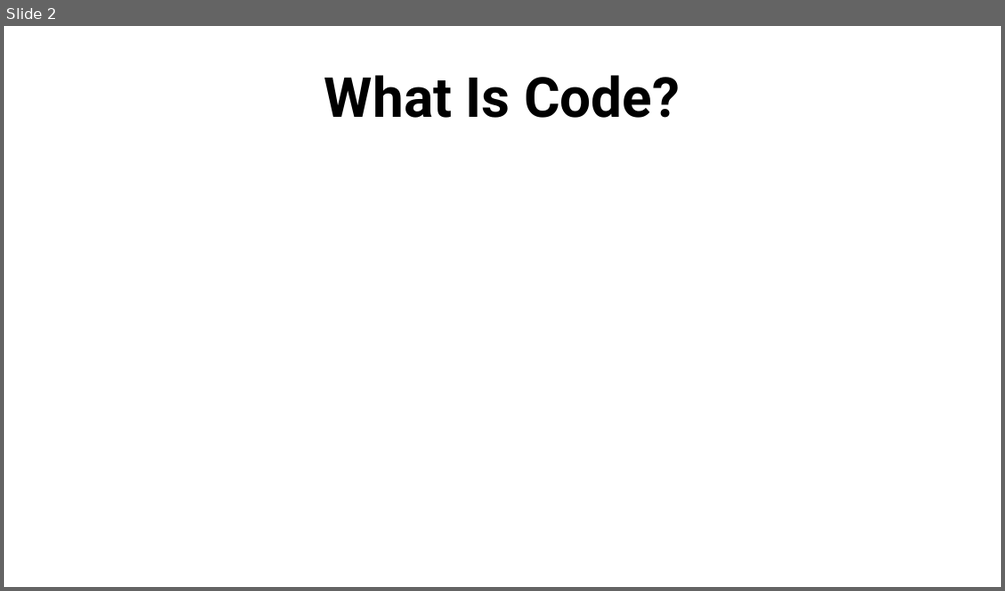
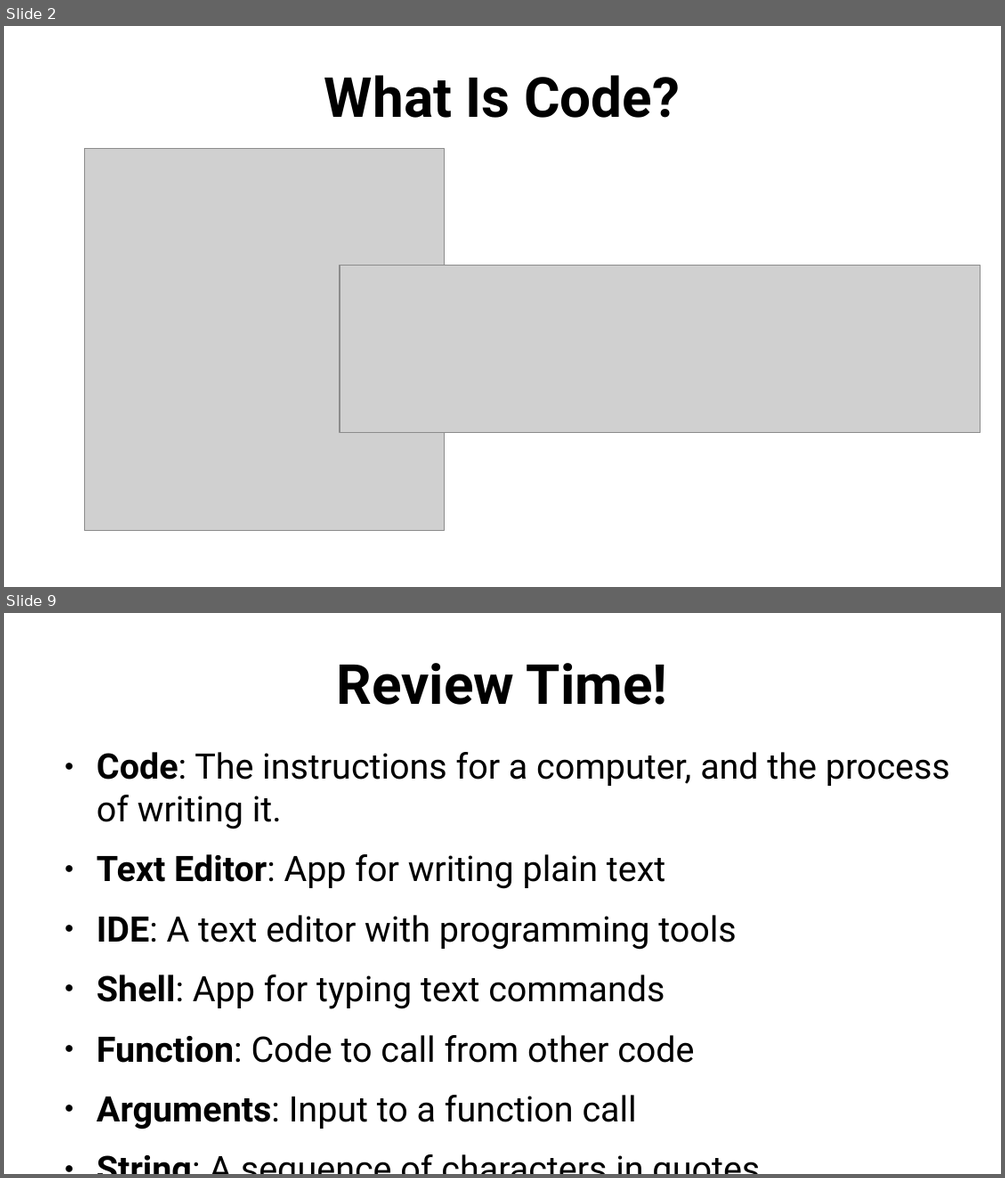
Before and after one commit to SlithyMatt/python-tutorial, a slide deck: lesson1/python101_lesson1_slides.odp. Shown one above the other, each under a label of ours: slide 2 before the commit, slides 2 and 9 after it; the slides between them are not shown. The pictures are 1005x591 and 1005x1178 pixels, drawn with LibreOffice and Linux fonts; fonts in the diff are those of the drawing; grey boxes stand for pictures. Boxes give left, top, right and bottom in pixels: in the first picture for what was removed or moved away, otherwise in the second. Text is boxed around its words. In the diff, an @@ line names an element or a change of style, - is before the commit and + after.

```diff
--- a/lesson1/python101_lesson1_slides.odp
+++ b/lesson1/python101_lesson1_slides.odp
@@ slide 9 added at box(4, 613, 1001, 1174), background #FFFFFF @@
@@ title added at box(336, 663, 668, 705), 44 pt, text #000000, bold @@
+Review Time!
@@ text added at box(97, 752, 950, 1129), 28 pt, text #000000 @@
+● Code: The instructions for a computer, and the process of writing it.
+● Text Editor: App for writing plain text
+● IDE: A text editor with programming tools
+● Shell: App for typing text commands
+● Function: Code to call from other code
+● Arguments: Input to a function call
+● String: A sequence of characters in quotes
@@ slide 2 changed as well @@
@@ picture added at box(84, 148, 444, 531) @@
@@ picture added at box(340, 265, 980, 432) @@
```
Also in this commit, not shown: 1 other slide changed, 8 other slides added, 1 other file.
